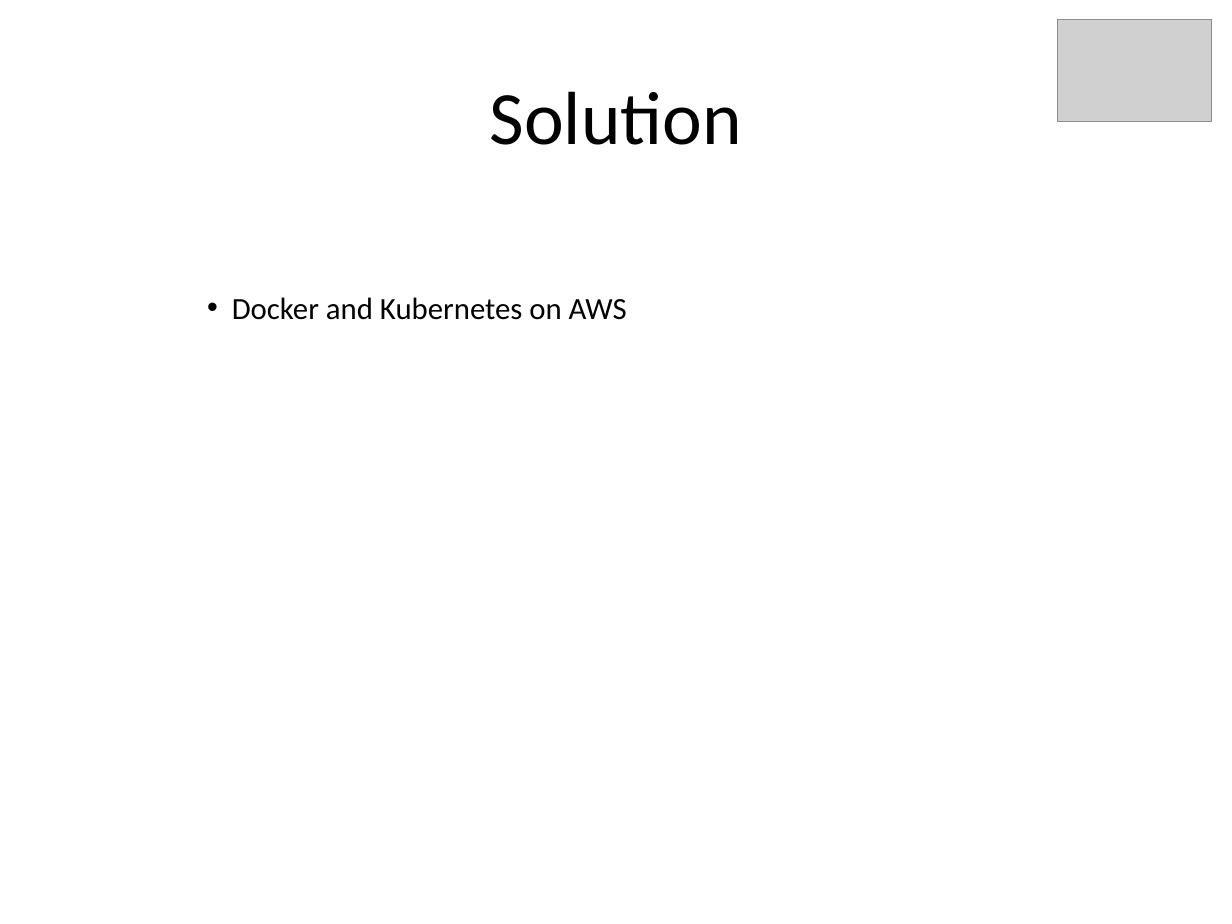
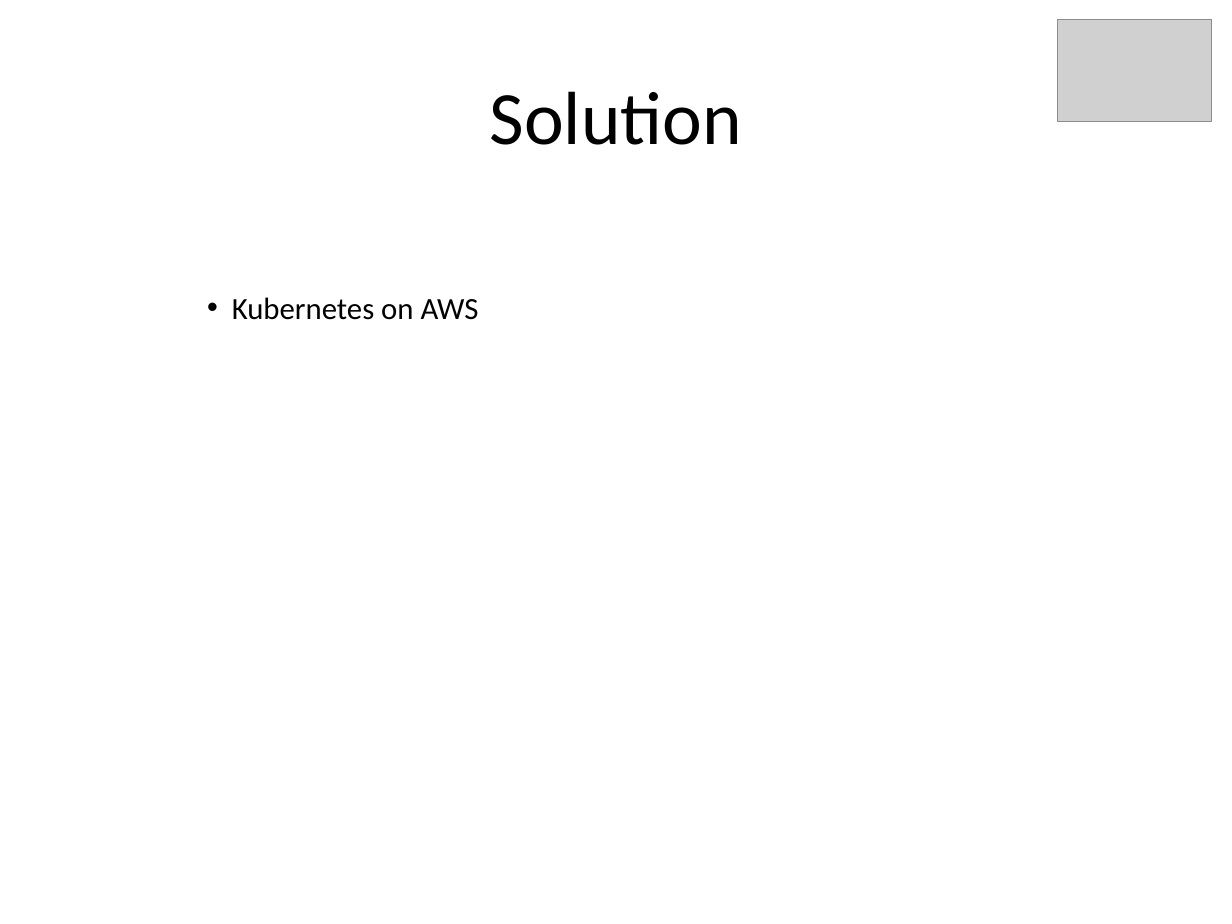
Before and after one commit to kskalvar/kubernetes-aws, a slide deck: slide 4 of docs/Kubernetes-on-AWS-QuickStart.pptx. Drawn at 1232x924 pixels with LibreOffice and Linux fonts; fonts in the diff are those of the drawing; grey boxes stand for pictures. Boxes give left, top, right and bottom in pixels: in the first picture for what was removed or moved away, otherwise in the second. Text is boxed around its words. In the diff, an @@ line names an element or a change of style, - is before the commit and + after.

```diff
--- a/docs/Kubernetes-on-AWS-QuickStart.pptx
+++ b/docs/Kubernetes-on-AWS-QuickStart.pptx
@@ text at [232,297,479,320]: text changed @@
-• Docker and Kubernetes on AWS
+• Kubernetes on AWS
```
Also in this commit, not shown: 4 other slides changed, 3 other files.
